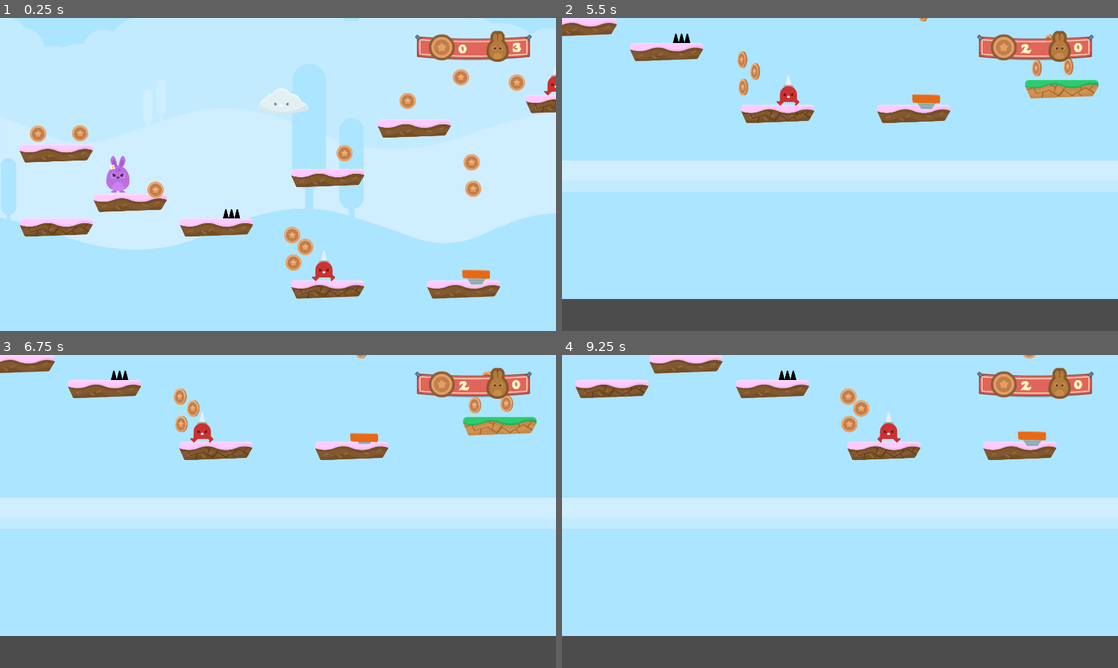
Above: before the commit, frames 1-4 (two rows, left to right).
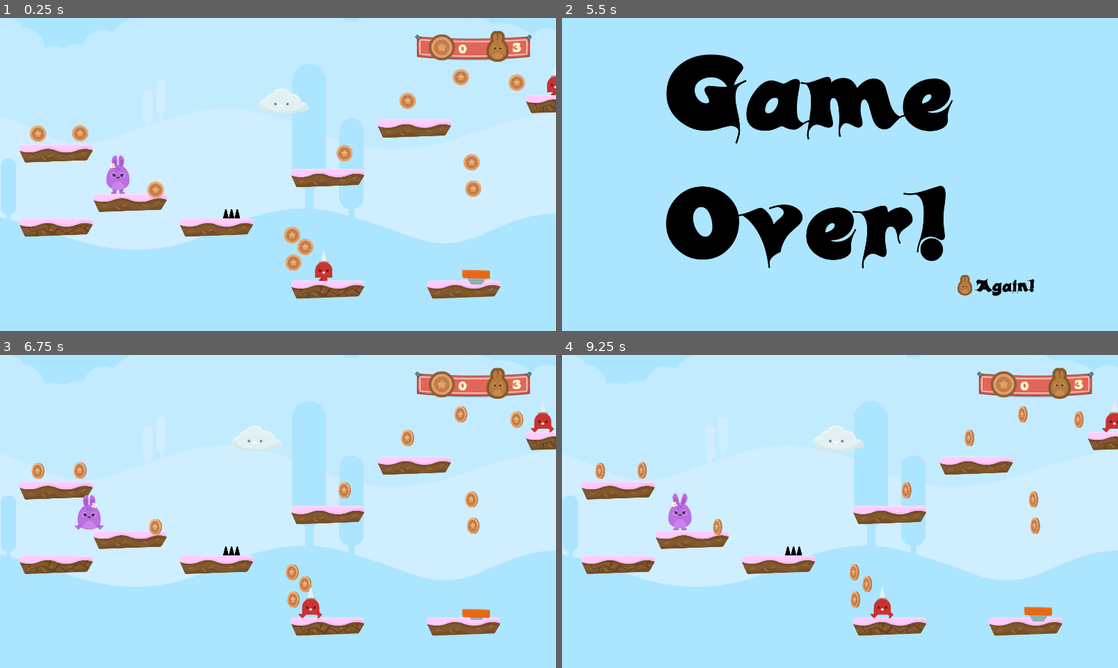
Above: after the commit, the same moments.

Repository: DiscoveringGodot/3_Hoppy_Days
Game: Godot game, scene res://Levels/Level 1.tscn
The game is run twice, just before and just after one commit, with the same random seed, the same clock (stepped at 60 frames per second) and the same inputs.
Inputs (mouse positions are in pixels of both pictures, inside the frame that each line leads up to):
- Up to frame 1 (0.25 s): no input
- Up to frame 2 (5.5 s): hold Right (ui_right) 0.53-2.03 s; tap Up (ui_up) at 0.77, 1.52, 3.02, 3.77, 4.52 s; hold Left (ui_left) 2.03-2.78 s; hold Right (ui_right) 2.78-4.28 s; hold Left (ui_left) 4.28-5.03 s; hold Right (ui_right) from 5.03 s (still down)
- Up to frame 3 (6.75 s): release Right (ui_right) at 5.75 s; click (400, 621) at 5.75 s, where only the run after the commit has a clickable "Again!"; hold Left (ui_left) from 6.53 s (still down)
- Up to frame 4 (9.25 s): tap Up (ui_up) at 6.77, 7.52, 8.27 s; release Left (ui_left) at 8.03 s; hold Right (ui_right) 8.03-8.75 s; click (962, 621) at 8.75 s, where only the run after the commit has a clickable "Again!"

The runs differ from the first frame. In frame 1, 0.2% of the frame differs, in the area x 19-100%, y 18-85%; in frame 2, 34%; in frame 3, 41%; in frame 4, 42%, in the area x 0-100%, y 0-100%.

Commit message:
reinstated Raycast2D for floor detection

Diff:
--- a/Levels/Level 1.tscn
+++ b/Levels/Level 1.tscn
@@ -85,8 +85,6 @@
 
 [node name="Spikes" type="Node2D" parent="." index="2"]
 
-editor/display_folded = true
-
 [node name="SpikesTop" parent="Spikes" index="0" instance=ExtResource( 4 )]
 
 position = Vector2( 1100.24, 488.118 )
@@ -269,6 +267,10 @@
 
 editor/display_folded = true
 
+[node name="AnimatedSprite" parent="NPCs/NPC_SpkieMan/Area2D" index="1"]
+
+frame = 0
+
 [node name="NPC_SpkieMan2" parent="NPCs" index="3" instance=ExtResource( 7 )]
 
 position = Vector2( 2802.8, -206 )
@@ -276,6 +278,10 @@
 [node name="Area2D" parent="NPCs/NPC_SpkieMan2" index="0"]
 
 editor/display_folded = true
+
+[node name="AnimatedSprite" parent="NPCs/NPC_SpkieMan2/Area2D" index="1"]
+
+frame = 0
 
 [node name="AnimationPlayer" parent="NPCs/NPC_SpkieMan2" index="1"]
 
--- a/Sub Scenes/JumpPad.tscn
+++ b/Sub Scenes/JumpPad.tscn
@@ -1,23 +1,22 @@
 [gd_scene load_steps=7 format=2]
 
 [ext_resource path="res://scripts/JumpPad.gd" type="Script" id=1]
-[ext_resource path="res://gfx/Items/spring_out.png" type="Texture" id=2]
-[ext_resource path="res://gfx/Items/spring.png" type="Texture" id=3]
-[ext_resource path="res://gfx/Items/spring_in.png" type="Texture" id=4]
-
+[ext_resource path="res://gfx/Items/spring.png" type="Texture" id=2]
+[ext_resource path="res://gfx/Items/spring_in.png" type="Texture" id=3]
+[ext_resource path="res://gfx/Items/spring_out.png" type="Texture" id=4]
 
 [sub_resource type="SpriteFrames" id=1]
 
 animations = [ {
-"frames": [ ExtResource( 2 ), ExtResource( 3 ), ExtResource( 3 ), ExtResource( 2 ), ExtResource( 3 ), ExtResource( 2 ) ],
+"frames": [ ExtResource( 2 ), ExtResource( 3 ) ],
+"loop": true,
+"name": "idle",
+"speed": 2.0
+}, {
+"frames": [ ExtResource( 4 ), ExtResource( 2 ), ExtResource( 2 ), ExtResource( 4 ), ExtResource( 2 ), ExtResource( 4 ) ],
 "loop": false,
 "name": "launch",
 "speed": 5.0
-}, {
-"frames": [ ExtResource( 3 ), ExtResource( 4 ) ],
-"loop": true,
-"name": "idle",
-"speed": 2.0
 } ]
 
 [sub_resource type="RectangleShape2D" id=2]
@@ -32,9 +31,11 @@
 gravity = 98.0
 linear_damp = 0.1
 angular_damp = 1.0
+collision_layer = 0
 audio_bus_override = false
 audio_bus_name = "Master"
 script = ExtResource( 1 )
+_sections_unfolded = [ "Collision" ]
 
 [node name="AnimatedSprite" type="AnimatedSprite" parent="." index="0"]
 
--- a/Sub Scenes/Player.tscn
+++ b/Sub Scenes/Player.tscn
@@ -3,8 +3,8 @@
 [ext_resource path="res://scripts/Player.gd" type="Script" id=1]
 [ext_resource path="res://gfx/Players/bunny2_ready.png" type="Texture" id=2]
 [ext_resource path="res://gfx/Players/bunny2_stand.png" type="Texture" id=3]
-[ext_resource path="res://gfx/Players/bunny2_hurt.png" type="Texture" id=4]
-[ext_resource path="res://gfx/Players/bunny2_jump.png" type="Texture" id=5]
+[ext_resource path="res://gfx/Players/bunny2_jump.png" type="Texture" id=4]
+[ext_resource path="res://gfx/Players/bunny2_hurt.png" type="Texture" id=5]
 [ext_resource path="res://gfx/Players/bunny2_walk1.png" type="Texture" id=6]
 [ext_resource path="res://gfx/Players/bunny2_walk2.png" type="Texture" id=7]
 [ext_resource path="res://SFX/coin_SFX.wav" type="AudioStream" id=8]
@@ -21,12 +21,12 @@
 }, {
 "frames": [ ExtResource( 4 ) ],
 "loop": true,
-"name": "hurt",
+"name": "jump",
 "speed": 5.0
 }, {
 "frames": [ ExtResource( 5 ) ],
 "loop": true,
-"name": "jump",
+"name": "hurt",
 "speed": 5.0
 }, {
 "frames": [ ExtResource( 6 ), ExtResource( 7 ) ],
@@ -66,6 +66,7 @@
 
 stream = ExtResource( 8 )
 volume_db = -5.0
+pitch_scale = 1.0
 autoplay = false
 mix_target = 0
 bus = "Master"
@@ -74,6 +75,7 @@
 
 stream = ExtResource( 9 )
 volume_db = -5.0
+pitch_scale = 1.0
 autoplay = false
 mix_target = 0
 bus = "Master"
@@ -82,6 +84,15 @@
 
 stream = ExtResource( 10 )
 volume_db = -5.0
+pitch_scale = 1.0
 autoplay = false
 mix_target = 0
 bus = "Master"
+
+[node name="RayCast2D" type="RayCast2D" parent="." index="5"]
+
+enabled = true
+exclude_parent = true
+cast_to = Vector2( 0, 105 )
+collision_mask = 1
+_sections_unfolded = [ "Transform" ]
--- a/project.godot
+++ b/project.godot
@@ -12,7 +12,6 @@
 
 config/name="Hoppy Days Prototype"
 run/main_scene="res://Levels/Level 1.tscn"
-config/icon="res://icon.png"
 
 [display]
 
@@ -59,6 +58,7 @@
 ui_up=[ Object(InputEventKey,"resource_local_to_scene":false,"resource_name":"","device":0,"alt":false,"shift":false,"control":false,"meta":false,"command":false,"pressed":false,"scancode":16777232,"unicode":0,"echo":false,"script":null)
 , Object(InputEventJoypadButton,"resource_local_to_scene":false,"resource_name":"","device":0,"button_index":12,"pressure":0.0,"pressed":false,"script":null)
 , Object(InputEventKey,"resource_local_to_scene":false,"resource_name":"","device":0,"alt":false,"shift":false,"control":false,"meta":false,"command":false,"pressed":false,"scancode":32,"unicode":0,"echo":false,"script":null)
+, Object(InputEventKey,"resource_local_to_scene":false,"resource_name":"","device":0,"alt":false,"shift":false,"control":false,"meta":false,"command":false,"pressed":false,"scancode":87,"unicode":0,"echo":false,"script":null)
  ]
 left=[  ]
 
--- a/scripts/EndGame.gd
+++ b/scripts/EndGame.gd
@@ -1,4 +1,4 @@
 extends Node2D
 
 func _on_TextureButton_pressed():
-	get_tree().change_scene("res://Level 1.tscn") # any way to avoid hard-coded string reference?
+	get_tree().change_scene("res://Levels/Level 1.tscn") # any way to avoid hard-coded string reference?
--- a/scripts/Player.gd
+++ b/scripts/Player.gd
@@ -28,7 +28,7 @@
 		_end_game()
 
 func _process(delta):
-	$Animation.animation = current_animation  # here or in process
+	$Animation.animation = current_animation
 
 func fall(delta):
 	if is_on_floor() == false:
@@ -37,12 +37,14 @@
 		motion.y = 0
 
 func run():
-	current_animation = "walk"
+
 	if Input.is_action_pressed("ui_right") && not Input.is_action_pressed("ui_left"):
 		$Animation.flip_h = false
+		current_animation = "walk"
 		motion.x = SPEED
 	elif Input.is_action_pressed("ui_left") && not Input.is_action_pressed("ui_right"):
 		$Animation.flip_h = true
+		current_animation = "walk"
 		motion.x = -SPEED
 	else:
 		current_animation = "idle"
@@ -54,7 +56,7 @@
 		$Jump_sfx.play()
 
 func check_for_ground():
-	if not is_on_floor():
+	if not $RayCast2D.is_colliding():
 		current_animation = "jump"
 
 func _on_Coin_Coin_Pickup():
@@ -76,7 +78,7 @@
 		_end_game()
 
 func _end_game():
-	get_tree().change_scene("res://EndGame.tscn")
+	get_tree().change_scene("res://Levels/EndGame.tscn")
 
 func _on_JumpPad_body_shape_entered(body_id, body, body_shape, area_shape):
 	if body == self:
Not shown, changed: SFX/coin_SFX.wav.import
Not shown, changed: SFX/happy.ogg.import
Not shown, changed: SFX/jump1.ogg.import
Not shown, changed: SFX/lose5.ogg.import
Not shown, changed: gfx/Background/bg_layer1.png.import
Not shown, changed: gfx/Background/bg_layer2.png.import
Not shown, changed: gfx/Background/bg_layer3.png.import
Not shown, changed: gfx/Background/bg_layer4.png.import
Not shown, changed: gfx/Enemies/cloud.png.import
Not shown, changed: gfx/Enemies/flyMan_fly.png.import
Not shown, changed: gfx/Enemies/flyMan_jump.png.import
Not shown, changed: gfx/Enemies/flyMan_stand.png.import
(and 114 more such lines)
